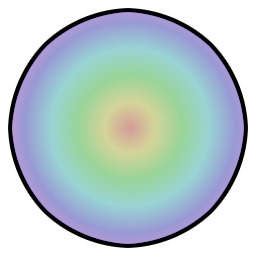
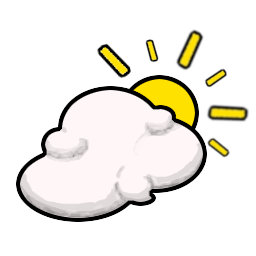
Before/after of a (256, 256) layered artwork. What changed in the layer stack:
added group "cloud" with 2 layers above "gum" over [16, 28, 250, 222]
added layer "Layer" in group "cloud" over [16, 86, 207, 222]
added layer "Layer #2" in group "cloud" over [96, 28, 250, 158]
hid "soap" over [8, 8, 248, 248]
